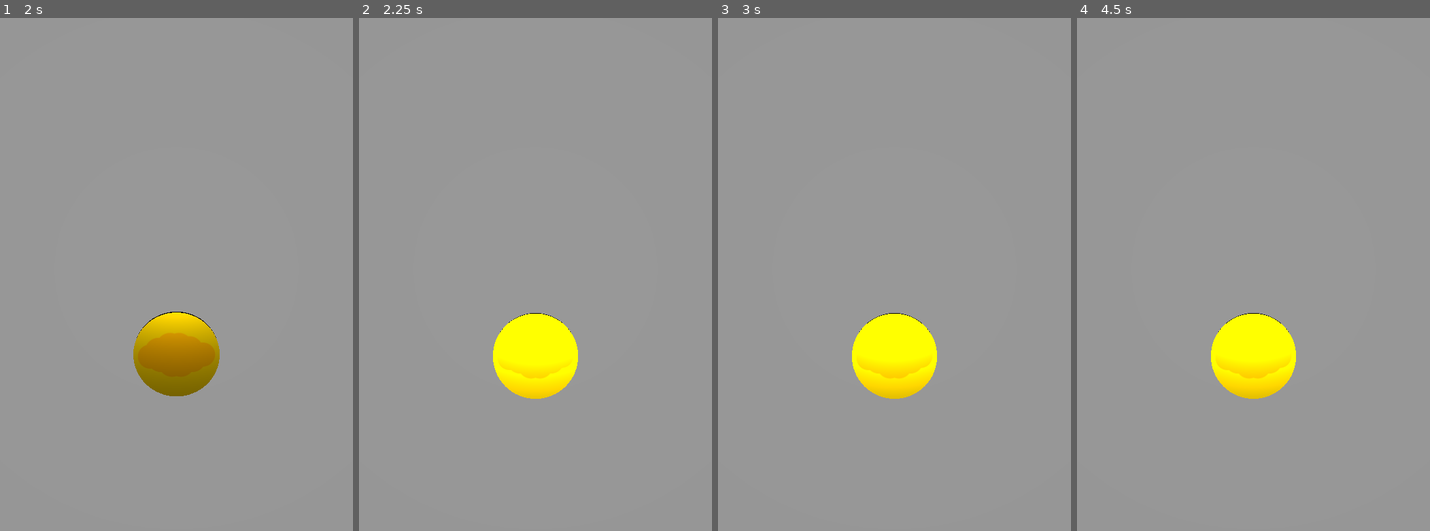
Above: before the commit, frames 1-4 (left to right).
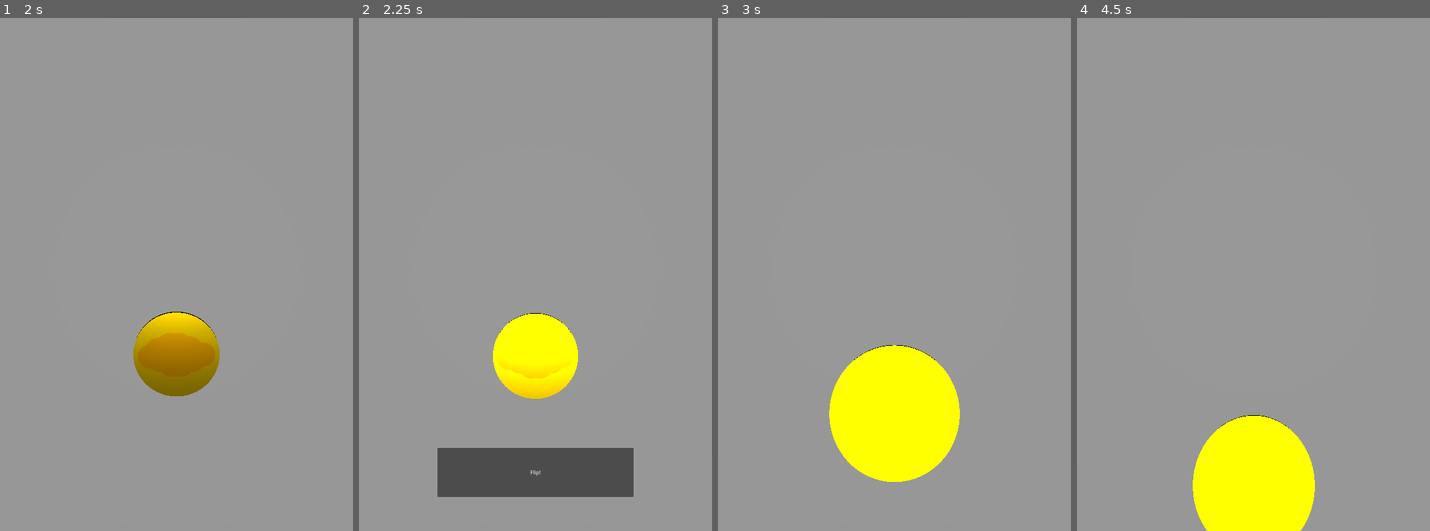
Above: after the commit, the same moments.

Repository: tyte103/coin-fill
Game: Godot game, scene res://Scenes/coin_flip.tscn
Two runs of this game, one before a commit and one after it. Both use one fixed random seed, a clock stepped at 60 frames per second and the inputs below.
Inputs (mouse positions are in pixels of both pictures, inside the frame that each line leads up to):
- Up to frame 1 (2 s): no input
- Up to frame 2 (2.25 s): no input
- Up to frame 3 (3 s): click (894, 474) at 2.75 s, where only the run after the commit has a clickable "Flip!"
- Up to frame 4 (4.5 s): tap Enter at 3.5 s; tap Space at 4.25 s

Frame 1 is identical in both runs. In frame 2, 5.3% of the frame differs, in the area x 22-78%, y 83-94%; in frame 3, 8.0%; in frame 4, 9.7%, in the area x 32-68%, y 57-100%.

Commit message:
add coin flip btn

Diff:
--- a/Scenes/coin_flip.gd
+++ b/Scenes/coin_flip.gd
@@ -11,15 +11,20 @@
 func _ready():
 	coin = $Coin
 	toss_coin()
+	$CanvasLayer/Button.visible = false
 
 #硬幣投擲
 func toss_coin():
+	$CanvasLayer/Button.visible = false
 	#重置硬幣狀態
+	coin.global_position = Vector3.ZERO
 	coin.linear_velocity = Vector3.ZERO
 	coin.angular_velocity = Vector3.ZERO
 
 	#重置硬幣位置
+	coin.sleeping = false
 	coin.global_position = Vector3(0, 1.0, 0)
+
 	is_frontResult = true #結果匯入
 
 	#向上及旋轉
@@ -31,7 +36,7 @@
 
 	await get_tree().create_timer(min_spin_time).timeout
 	#結果判定
-	if coin.global_position.y <= 1.5:
+	if coin.global_position.y <= 5:
 		finalize_result()
 
 #顯示結果
@@ -45,3 +50,8 @@
 	else:
 		final_rotation = Vector3(deg_to_rad(180), 0, 0)
 	$Coin/MeshInstance3D.rotation = final_rotation
+	$CanvasLayer/Button.visible = true
+
+
+func _on_button_pressed() -> void:
+	toss_coin()
--- a/Scenes/coin_flip.tscn
+++ b/Scenes/coin_flip.tscn
@@ -24,6 +24,22 @@
 [node name="CoinFlip" type="Node3D"]
 script = ExtResource("1_o5lmg")
 
+[node name="CanvasLayer" type="CanvasLayer" parent="."]
+
+[node name="Button" type="Button" parent="CanvasLayer"]
+anchors_preset = 12
+anchor_top = 1.0
+anchor_right = 1.0
+anchor_bottom = 1.0
+offset_left = 240.0
+offset_top = -254.39001
+offset_right = -240.0
+offset_bottom = -104.390015
+grow_horizontal = 2
+grow_vertical = 0
+pivot_offset = Vector2(300, 75)
+text = "Flip!"
+
 [node name="DirectionalLight3D" type="DirectionalLight3D" parent="."]
 transform = Transform3D(1, 0, 0, 0, -4.371139e-08, 1, 0, -1, -4.371139e-08, 0, 4.272521, 23.10085)
 
@@ -49,3 +65,5 @@
 
 [node name="CollisionShape3D" type="CollisionShape3D" parent="Coin"]
 shape = SubResource("CylinderShape3D_27mbw")
+
+[connection signal="pressed" from="CanvasLayer/Button" to="." method="_on_button_pressed"]
